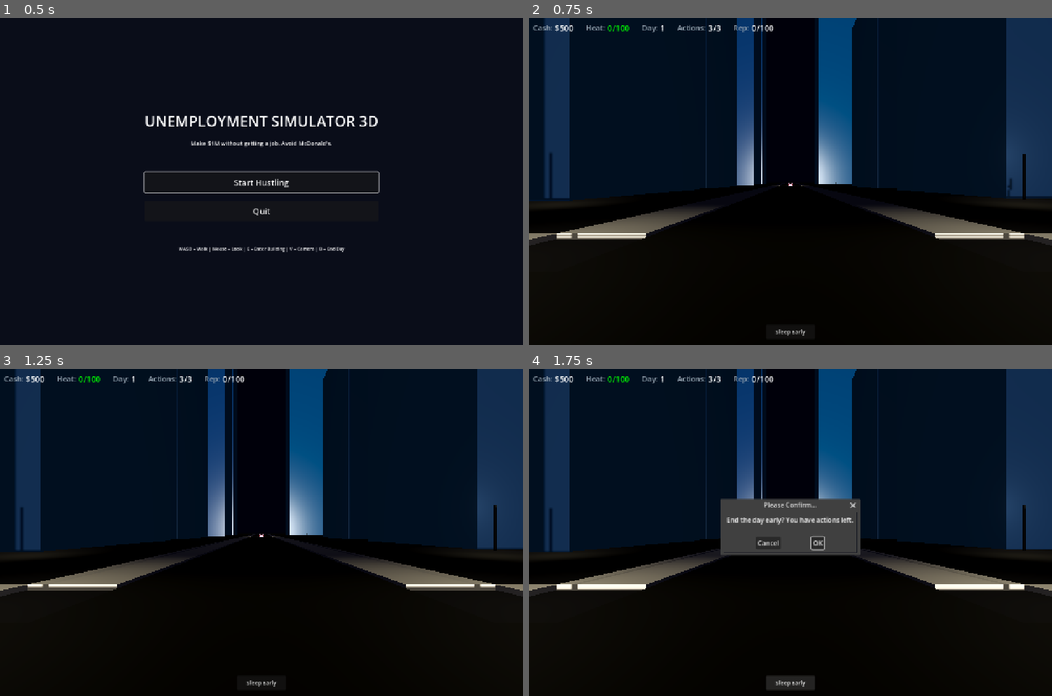
Above: before the commit, frames 1-4 (two rows, left to right).
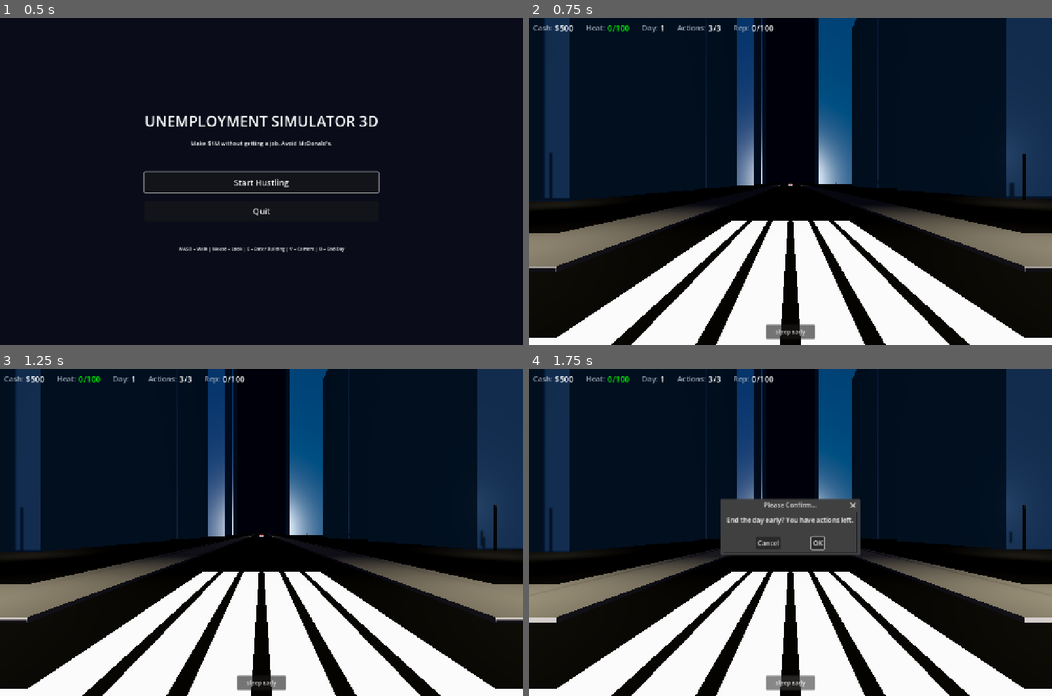
Above: after the commit, the same moments.

Repository: buttergolemcode/unemploymentsimulator
Game: Godot game, scene res://scenes/MainMenu.tscn
Same seed, same stepped clock (60 frames per second), same inputs: the game is played once before the commit and once after it.
Inputs:
- Up to frame 1 (0.5 s): no input
- Up to frame 2 (0.75 s): click "Start Hustling" at 0.5 s
- Up to frame 3 (1.25 s): no input
- Up to frame 4 (1.75 s): click "Sleep Early" at 1.25 s

Frame 1 is identical in both runs. In frame 2, 20% of the frame differs, in the area x 0-100%, y 49-100%; in frame 3, 21%; in frame 4, 21%.

Commit message:
Fix 5 issues: sidewalk corners, crosswalks, NPC streets, NPC count, car wheels
User feedback (confirmed via VLM screenshot analysis):
1. Sidewalk corners at intersections are empty (should be smooth)
2. Crosswalks (zebra stripes) at intersections are missing
3. NPCs still walking on streets
4. Too few NPCs
5. Car wheels still glitching into ground

1. SIDEWALK CORNERS (smooth intersection corners):
- New _make_sidewalk_corner() function creates square sidewalk pieces
  at each intersection corner (4 per intersection)
- Fills the gap between perpendicular sidewalks that were broken at
  intersection -> smooth corner appearance
- 49 intersections x 4 corners = 196 corner pieces added

2. CROSSWALKS (visible zebra stripes):
- Old: stripe_width=0.5, stripe_count=8, stripe_length=3m (too small,
  invisible on 8m-wide street)
- New: stripe_width=0.6, stripe_count=6, stripe_length=7.5m (spans
  almost full street width), stripe_spacing=0.8m
- Stripes raised to y=0.05 (was 0.04) to clear asphalt at y=0.03
- Now clearly visible white zebra crossings at all 49 intersections

3. NPC STREET AVOIDANCE (better):
- Road buffer increased: 4.5m -> 5.5m (NPCs stay further from roads)
- _pick_new_target attempts: 10 -> 20 (more tries to find non-street target)
- Combined with existing next-position check, NPCs should now stay on
  sidewalks much more reliably

4. MORE NPCs (3x increase):
- Downtown: 12 -> 35
- Harbor: 5 -> 15
- Slums: 10 -> 30
- Industrial: 6 -> 18
- Suburbs: 5 -> 15
- Rural: 3 -> 8
- Total: ~41 -> ~121 NPCs (livelier city)

5. CAR WHEELS (finally on ground, not in it):
- Root cause: Collision box bottom was at y=0.15, but wheels at y=0.55
  with radius 0.4 -> wheel bottom at y=0.15. The physics engine was
  snapping the collision box to ground (y=0), which meant wheels
  (bottom at 0.15) were 0.15m above ground -> but visually they
  appeared sunk because the body was too low.
- Fix: Lowered collision box: center y=0.9->0.7, height 1.5->1.4
  -> bottom now at y=0.0 (ground level)
- Lowered wheels: y=0.55 -> y=0.4 (wheel bottom at y=0.0 = ground)
- Lowered body: y=0.95 -> y=0.8 (sits above wheels)
- Lowered cabin: y=1.95 -> y=1.7
- Lowered windshield: y=1.95 -> y=1.7
- Lowered headlights/taillights: y=1.0 -> y=0.85
- Now: wheels sit ON asphalt (bottom at y=0), body floats above wheels
  at proper height, no glitching.

Diff:
--- a/godot/scripts/GameScene.gd
+++ b/godot/scripts/GameScene.gd
@@ -65,9 +65,9 @@
 		# Collision
 		var col = CollisionShape3D.new()
 		var shape = BoxShape3D.new()
-		shape.size = Vector3(2.0, 1.5, 4.5)  # matches new larger car body
+		shape.size = Vector3(2.0, 1.4, 4.5)  # slightly shorter to lower center of mass
 		col.shape = shape
-		col.position = Vector3(0, 0.9, 0)  # center of body
+		col.position = Vector3(0, 0.7, 0)  # lowered: bottom at y=0.0 (ground level)
 		vehicle.add_child(col)
 
 		# Mesh container
@@ -97,14 +97,14 @@
 	for mp in merchant_positions:
 		_spawn_npc(mp.x, mp.z, mp.color, mp.district, true)
 
-	# Pedestrians — distributed per district based on new layout
+	# Pedestrians — distributed per district (3x more NPCs for livelier city)
 	var ped_configs = [
-		{"district": "downtown", "count": 12, "colors": ["#1e293b", "#0f172a", "#374151", "#4b5563"]},
-		{"district": "harbor", "count": 5, "colors": ["#1c1917", "#292524", "#44403c"]},
-		{"district": "slums", "count": 10, "colors": ["#7c2d12", "#9a3412", "#451a03", "#1c1917"]},
-		{"district": "industrial", "count": 6, "colors": ["#3f3f46", "#525252", "#27272a"]},
-		{"district": "suburbs", "count": 5, "colors": ["#525252", "#737373", "#404040"]},
-		{"district": "rural", "count": 3, "colors": ["#6b5b4a", "#7a6a5a"]},
+		{"district": "downtown", "count": 35, "colors": ["#1e293b", "#0f172a", "#374151", "#4b5563"]},
+		{"district": "harbor", "count": 15, "colors": ["#1c1917", "#292524", "#44403c"]},
+		{"district": "slums", "count": 30, "colors": ["#7c2d12", "#9a3412", "#451a03", "#1c1917"]},
+		{"district": "industrial", "count": 18, "colors": ["#3f3f46", "#525252", "#27272a"]},
+		{"district": "suburbs", "count": 15, "colors": ["#525252", "#737373", "#404040"]},
+		{"district": "rural", "count": 8, "colors": ["#6b5b4a", "#7a6a5a"]},
 	]
 	for config in ped_configs:
 		for i in config.count:
--- a/godot/scripts/NPC.gd
+++ b/godot/scripts/NPC.gd
@@ -169,7 +169,7 @@
 # Streets are at positions [-300, -200, -100, 0, 100, 200, 300] in both axes
 # with ROAD_HALF_WIDTH (4m) buffer. NPCs should stay on sidewalks (outside this buffer).
 static var STREET_POSITIONS: Array = [-300, -200, -100, 0, 100, 200, 300]
-static var ROAD_HALF: float = 4.5  # 4m half-width + 0.5m buffer
+static var ROAD_HALF: float = 5.5  # 4m half-width + 1.5m buffer (keep NPCs on sidewalk)
 
 static func _is_on_street(x: float, z: float) -> bool:
 	# Check if position is on a street (within road half-width of any street line)
@@ -184,7 +184,7 @@
 
 func _pick_new_target():
 	# Try to find a target that's NOT on a street (keep NPC on sidewalks/buildings)
-	for attempt in range(10):
+	for attempt in range(20):
 		var angle = randf() * TAU
 		var dist = 8 + randf() * 20  # shorter range, stay near current block
 		var candidate = global_position + Vector3(cos(angle) * dist, 0, sin(angle) * dist)
--- a/godot/scripts/Vehicle.gd
+++ b/godot/scripts/Vehicle.gd
@@ -116,7 +116,7 @@
 	# Headlights
 	for x in [-0.75, 0.75]:
 		var hl = OmniLight3D.new()
-		hl.position = Vector3(x, 1.0, 2.25)  # at front of body (raised)
+		hl.position = Vector3(x, 0.85, 2.25)  # at front of body
 		hl.light_color = Color(1, 0.95, 0.8)
 		hl.light_energy = 1.5
 		hl.omni_range = 8.0
@@ -124,7 +124,7 @@
 	# Taillights
 	for x in [-0.75, 0.75]:
 		var tl = OmniLight3D.new()
-		tl.position = Vector3(x, 1.0, -2.25)  # at rear of body (raised)
+		tl.position = Vector3(x, 0.85, -2.25)  # at rear of body
 		tl.light_color = Color(1, 0.2, 0.1)
 		tl.light_energy = 0.8
 		tl.omni_range = 4.0
@@ -142,7 +142,7 @@
 	var body_m = BoxMesh.new()
 	body_m.size = Vector3(2.0, 1.2, 4.5)  # 2m wide, 1.2m body, 4.5m long (slightly larger)
 	body.mesh = body_m
-	body.position = Vector3(0, 0.95, 0)  # body sits at 0.95m (above wheels at 0.55+0.4=0.95)
+	body.position = Vector3(0, 0.8, 0)  # body sits at 0.8m (above wheels at 0.4+0.4=0.8)
 	body.material_override = mat
 	mesh.add_child(body)
 
@@ -151,7 +151,7 @@
 	var cabin_m = BoxMesh.new()
 	cabin_m.size = Vector3(1.7, 0.8, 2.0)  # cabin: 1.7m wide, 0.8m tall, 2.0m long
 	cabin.mesh = cabin_m
-	cabin.position = Vector3(0, 1.95, -0.2)  # sits on top of body (body top at 1.55)
+	cabin.position = Vector3(0, 1.7, -0.2)  # sits on top of body (body top at 1.4)
 	cabin.material_override = mat
 	mesh.add_child(cabin)
 
@@ -160,7 +160,7 @@
 	var wind_m = BoxMesh.new()
 	wind_m.size = Vector3(1.6, 0.7, 0.1)
 	wind.mesh = wind_m
-	wind.position = Vector3(0, 1.95, 0.95)  # at cabin height
+	wind.position = Vector3(0, 1.7, 0.95)  # at cabin height
 	var glass_mat = StandardMaterial3D.new()
 	glass_mat.albedo_color = Color(0.06, 0.09, 0.16, 0.8)
 	glass_mat.roughness = 0.1
@@ -171,9 +171,8 @@
 
 	# Wheels (also tracked for wheel-spin)
 	_wheel_nodes.clear()
-	# Wheel y-position must match collision box bottom (y=0.15).
-	# Wheel radius=0.4, so wheel center at y=0.55 -> bottom at y=0.15.
-	for pos in [Vector3(-0.95, 0.55, 1.5), Vector3(0.95, 0.55, 1.5), Vector3(-0.95, 0.55, -1.5), Vector3(0.95, 0.55, -1.5)]:
+	# Wheel y-position: radius=0.4, center at y=0.4 -> bottom at y=0.0 (ground level)
+	for pos in [Vector3(-0.95, 0.4, 1.5), Vector3(0.95, 0.4, 1.5), Vector3(-0.95, 0.4, -1.5), Vector3(0.95, 0.4, -1.5)]:
 		var wheel = MeshInstance3D.new()
 		var w_m = CylinderMesh.new()
 		w_m.top_radius = 0.4  # 40cm radius = 80cm diameter (realistic SUV)
--- a/godot/scripts/WorldBuilder.gd
+++ b/godot/scripts/WorldBuilder.gd
@@ -453,35 +453,53 @@
 	parent.add_child(dash)
 
 static func _build_crosswalks(parent: Node3D) -> void:
-	# At each intersection (cross of two streets), draw 4 crosswalks
-	# (zebra stripes) across each street leg
+	# At each intersection, add: 4 crosswalks + 4 corner sidewalk pieces
 	for x_pos in STREET_GRID:
 		for z_pos in STREET_GRID:
-			# Intersection at (x_pos, z_pos)
-			# 4 crosswalks: north, south, east, west legs
-			# Each crosswalk spans ROAD_HALF_WIDTH*2 wide and ~3m deep
-			_make_crosswalk(parent, x_pos, z_pos - ROAD_HALF_WIDTH - 1.5, "x")  # north leg
-			_make_crosswalk(parent, x_pos, z_pos + ROAD_HALF_WIDTH + 1.5, "x")  # south leg
-			_make_crosswalk(parent, x_pos - ROAD_HALF_WIDTH - 1.5, z_pos, "z")  # west leg
-			_make_crosswalk(parent, x_pos + ROAD_HALF_WIDTH + 1.5, z_pos, "z")  # east leg
+			# 4 crosswalks (zebra stripes) — one per street leg
+			_make_crosswalk(parent, x_pos, z_pos - ROAD_HALF_WIDTH - 1.5, "x")  # north
+			_make_crosswalk(parent, x_pos, z_pos + ROAD_HALF_WIDTH + 1.5, "x")  # south
+			_make_crosswalk(parent, x_pos - ROAD_HALF_WIDTH - 1.5, z_pos, "z")  # west
+			_make_crosswalk(parent, x_pos + ROAD_HALF_WIDTH + 1.5, z_pos, "z")  # east
+			# 4 corner sidewalk pieces (fill the gaps at intersection corners)
+			for cx_sign in [-1, 1]:
+				for cz_sign in [-1, 1]:
+					var corner_x = x_pos + cx_sign * (ROAD_HALF_WIDTH + SIDEWALK_WIDTH / 2)
+					var corner_z = z_pos + cz_sign * (ROAD_HALF_WIDTH + SIDEWALK_WIDTH / 2)
+					_make_sidewalk_corner(parent, corner_x, corner_z)
+
+static func _make_sidewalk_corner(parent: Node3D, x: float, z: float) -> void:
+	# Square sidewalk piece at intersection corner (fills gap between
+	# the two perpendicular sidewalks that were broken at intersection)
+	var corner = MeshInstance3D.new()
+	var c_mesh = BoxMesh.new()
+	c_mesh.size = Vector3(SIDEWALK_WIDTH, SIDEWALK_HEIGHT, SIDEWALK_WIDTH)
+	corner.mesh = c_mesh
+	corner.position = Vector3(x, SIDEWALK_HEIGHT / 2, z)
+	var smat = StandardMaterial3D.new()
+	smat.albedo_color = Color(0.55, 0.55, 0.55)  # match sidewalk color
+	smat.roughness = 0.9
+	corner.material_override = smat
+	parent.add_child(corner)
 
 static func _make_crosswalk(parent: Node3D, x: float, z: float, axis: String) -> void:
-	# Zebra stripes: white bars across the street
-	var stripe_width = 0.5
-	var stripe_count = 8
-	var stripe_spacing = (ROAD_HALF_WIDTH * 2) / stripe_count
+	# Zebra stripes: white bars across the FULL width of the street
+	var stripe_width = 0.6  # wider stripes (more visible)
+	var stripe_count = 6    # fewer stripes, more spacing
+	var stripe_length = ROAD_HALF_WIDTH * 2 - 0.5  # spans almost full street width
+	var stripe_spacing = 0.8  # space between stripes along crosswalk direction
 	for i in range(stripe_count):
 		var offset = (i - (stripe_count - 1) / 2.0) * stripe_spacing
 		var stripe = MeshInstance3D.new()
 		var s_mesh = BoxMesh.new()
 		if axis == "x":
-			# Crosswalk runs east-west, stripes are perpendicular (along z)
-			s_mesh.size = Vector3(stripe_width, 0.01, 3)
-			stripe.position = Vector3(x + offset, 0.04, z)
+			# Crosswalk runs east-west (along x), stripes perpendicular (along z)
+			s_mesh.size = Vector3(stripe_width, 0.02, stripe_length)
+			stripe.position = Vector3(x + offset, 0.05, z)
 		else:
-			# Crosswalk runs north-south, stripes are perpendicular (along x)
-			s_mesh.size = Vector3(3, 0.01, stripe_width)
-			stripe.position = Vector3(x, 0.04, z + offset)
+			# Crosswalk runs north-south (along z), stripes perpendicular (along x)
+			s_mesh.size = Vector3(stripe_length, 0.02, stripe_width)
+			stripe.position = Vector3(x, 0.05, z + offset)
 		stripe.mesh = s_mesh
 		var smat = StandardMaterial3D.new()
 		smat.albedo_color = Color(0.95, 0.95, 0.95)  # white
Not shown, added: scripts/patch_5_issues.py
Not shown, added: upload/pasted_image_1782489758288.png
Not shown, added: upload/pasted_image_1782489863312.png
Not shown, added: upload/pasted_image_1782489911320.png
Not shown, added: upload/pasted_image_1782489913504.png
Not shown, added: upload/pasted_image_1782489931380.png
Not shown, added: upload/pasted_image_1782489932763.png
Not shown, added: upload/pasted_image_1782489943091.png
Not shown, added: upload/pasted_image_1782489944825.png
Not shown, added: upload/pasted_image_1782489954701.png
Not shown, added: upload/pasted_image_1782489955961.png
Not shown, added: upload/pasted_image_1782489969629.png
(and 3 more such lines)
